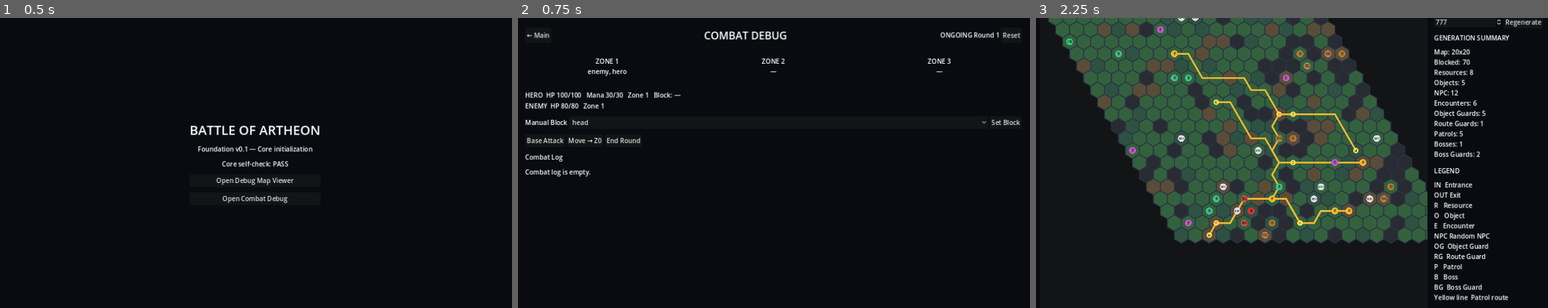
Above: before the commit, frames 1-3 (left to right).
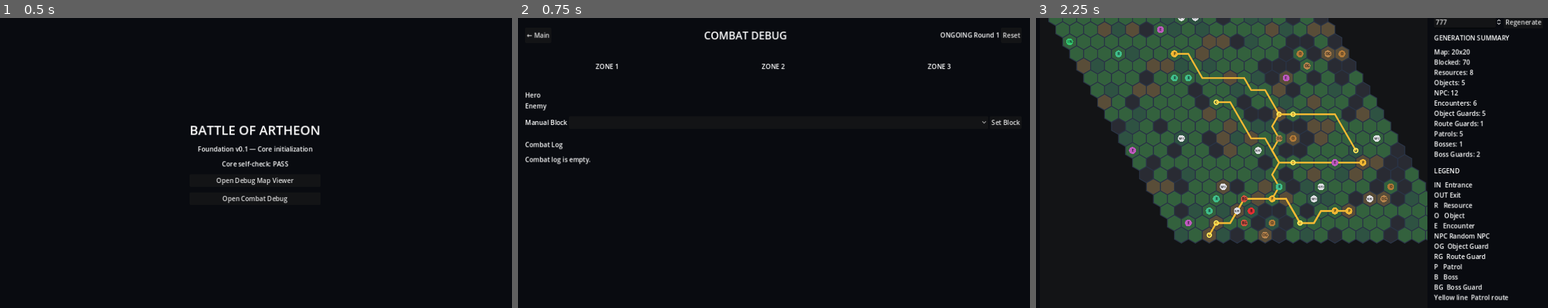
Above: after the commit, the same moments.

Repository: Archoniou1987/Battle-of-Artheon
Game: Godot game, scene res://scenes/main/main.tscn
Two runs of this game, one before a commit and one after it. Both use one fixed random seed, a clock stepped at 60 frames per second and the inputs below.
Inputs:
- Up to frame 1 (0.5 s): no input
- Up to frame 2 (0.75 s): click "Open Combat Debug" at 0.5 s
- Up to frame 3 (2.25 s): click "← Main" at 1.25 s; click "Open Debug Map Viewer" at 2 s

Frame 1 is identical in both runs. In frame 2, 1.7% of the frame differs, in the area x 1-85%, y 14-55%; in frame 3, nothing differs.
Error after the commit: Invalid access to property or key 'item_selected' on a base object of type 'null instance'. (res://scenes/debug/debug_combat_viewer.gd:27)

Commit message:
Add multi-target combat debug presentation

Diff:
--- a/scenes/debug/debug_combat_viewer.gd
+++ b/scenes/debug/debug_combat_viewer.gd
@@ -17,12 +17,14 @@
 @onready var enemy_label:Label=$Margin/VBox/Status/Enemy
 @onready var actions:HBoxContainer=$Margin/VBox/Actions
 @onready var log_label:RichTextLabel=$Margin/VBox/Log
+@onready var target_select:OptionButton=$Margin/VBox/Targeting/TargetSelect
 
 func _ready()->void:
 	_build_debug_combat()
 	$Margin/VBox/Header/Back.pressed.connect(func(): get_tree().change_scene_to_file("res://scenes/main/main.tscn"))
 	$Margin/VBox/Header/Reset.pressed.connect(_reset_combat)
 	$Margin/VBox/Defence/SetBlock.pressed.connect(_set_block)
+	target_select.item_selected.connect(_on_target_selected)
 	for body_zone in ["head","chest","arms","waist","legs"]:
 		block_zone.add_item(body_zone)
 	_refresh()
@@ -31,17 +33,18 @@
 	state=CombatState.new()
 	var hero:=CombatantState.new(hero_id,"Hero",1,100,30)
 	var enemy:=CombatantState.new("enemy","Training Raider",1,80,0)
+	var enemy_two:=CombatantState.new("enemy_two","Raider Archer",1,65,0)
 	hero.combat_stats["main_hand_damage"]=12.0
 	hero.combat_stats["main_hand_damage_type"]="slashing"
 	enemy.combat_stats["main_hand_damage"]=7.0
 	enemy.combat_stats["main_hand_damage_type"]="blunt"
-	state.add_combatant(hero); state.add_combatant(enemy)
+	state.add_combatant(hero); state.add_combatant(enemy); state.add_combatant(enemy_two)
 	groups=GroupCombatState.new(state)
-	groups.add_member("A",hero_id); groups.add_member("B","enemy")
+	groups.add_member("A",hero_id); groups.add_member("B","enemy"); groups.add_member("B","enemy_two")
 	groups.set_active_opponent(hero_id,"enemy"); groups.set_active_opponent("enemy",hero_id)
 	zones=CombatZoneState.new(groups)
 	zones.set_team_flag("A",CombatZoneState.ZONE_1); zones.set_team_flag("B",CombatZoneState.ZONE_3)
-	zones.set_zone(hero_id,CombatZoneState.ZONE_2); zones.set_zone("enemy",CombatZoneState.ZONE_2)
+	zones.set_zone(hero_id,CombatZoneState.ZONE_2); zones.set_zone("enemy",CombatZoneState.ZONE_2); zones.set_zone("enemy_two",CombatZoneState.ZONE_3)
 	engine=CombatEngine.new(state)
 	orchestrator=RoundOrchestrator.new(state,engine,groups,zones)
 	api=CombatApi.new(state,groups,zones)
@@ -55,16 +58,35 @@
 	outcome_label.text="ONGOING" if outcome=="ongoing" else "RESULT: %s" % outcome
 	for i in range(3):
 		var ids:Array=snap.get("zones",{}).get(str(i+1),[])
-		zone_labels[i].text="ZONE %d\n%s" % [i+1,", ".join(ids) if not ids.is_empty() else "—"]
+		var cards:Array[String]=[]
+		for id in ids:
+			var unit:=api.combatant(String(id))
+			var marker:=" [TARGET]" if String(unit.id)==groups.active_opponent(hero_id) else ""
+			cards.append("%s%s\nHP %d/%d" % [unit.name,marker,unit.hp,unit.max_hp])
+		zone_labels[i].text="ZONE %d\n\n%s" % [i+1,"\n\n".join(cards) if not cards.is_empty() else "—"]
 	var hero:=api.combatant(hero_id); var enemy:=api.combatant("enemy")
 	var block_zones:Array=state.get_combatant(hero_id).combat_stats.get("manual_block_zones",[])
 	hero_label.text="HERO  HP %d/%d   Mana %d/%d   Zone %d   Block: %s" % [hero.hp,hero.max_hp,hero.mana,hero.max_mana,hero.zone_id,", ".join(block_zones) if not block_zones.is_empty() else "—"]
-	enemy_label.text="ENEMY  HP %d/%d   Zone %d" % [enemy.hp,enemy.max_hp,enemy.zone_id]
+	enemy_label.text="ACTIVE TARGET  %s  HP %d/%d   Zone %d" % [enemy.name,enemy.hp,enemy.max_hp,enemy.zone_id]
+	_rebuild_targets()
 	_rebuild_actions()
 	var lines:Array[String]=[]
 	for e in api.recent_events(maxi(0,state.event_log.size()-8)):
 		lines.append("#%d  %s → %s  %s" % [e.id,e.source_id,e.target_id,e.outcome])
 	log_label.text="\n".join(lines) if not lines.is_empty() else "Combat log is empty."
+
+func _rebuild_targets()->void:
+	target_select.clear()
+	var options:=api.target_options(hero_id)
+	var target_ids:Array=[String(options.get("active",""))]
+	target_ids.append_array(options.get("alternatives",[]))
+	for target_id in target_ids:
+		if target_id.is_empty(): continue
+		var unit:=api.combatant(target_id)
+		target_select.add_item("%s — Z%d — HP %d/%d" % [unit.name,unit.zone_id,unit.hp,unit.max_hp])
+		target_select.set_item_metadata(target_select.item_count-1,target_id)
+	if target_select.item_count>0:
+		target_select.select(0)
 
 func _rebuild_actions()->void:
 	for child in actions.get_children(): child.queue_free()
@@ -73,6 +95,11 @@
 	for zone_id in available.get("navigation",[]):
 		var move:=Button.new(); move.text="Move → Z%d" % int(zone_id); move.pressed.connect(_move.bind(int(zone_id))); actions.add_child(move)
 	var end_round:=Button.new(); end_round.text="End Round"; end_round.pressed.connect(_end_round); actions.add_child(end_round)
+
+func _on_target_selected(index:int)->void:
+	var target_id:=String(target_select.get_item_metadata(index))
+	commands.select_active_opponent(hero_id,target_id)
+	_refresh()
 
 func _set_block()->void:
 	if block_zone.item_count==0: return
